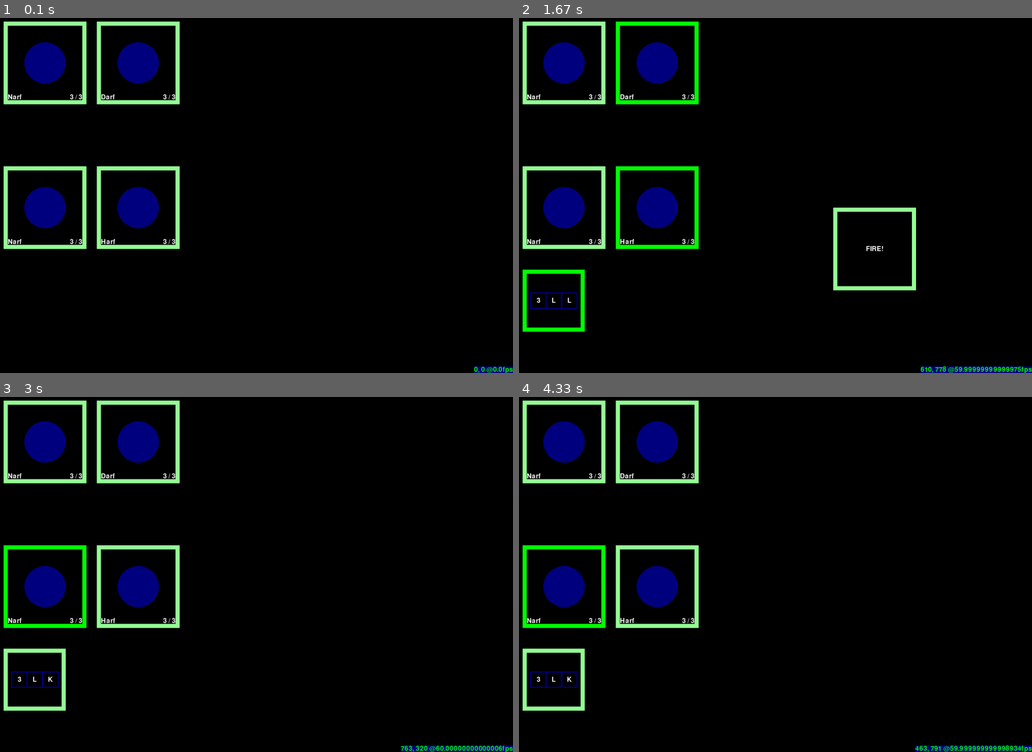
Above: before the commit, frames 1-4 (two rows, left to right).
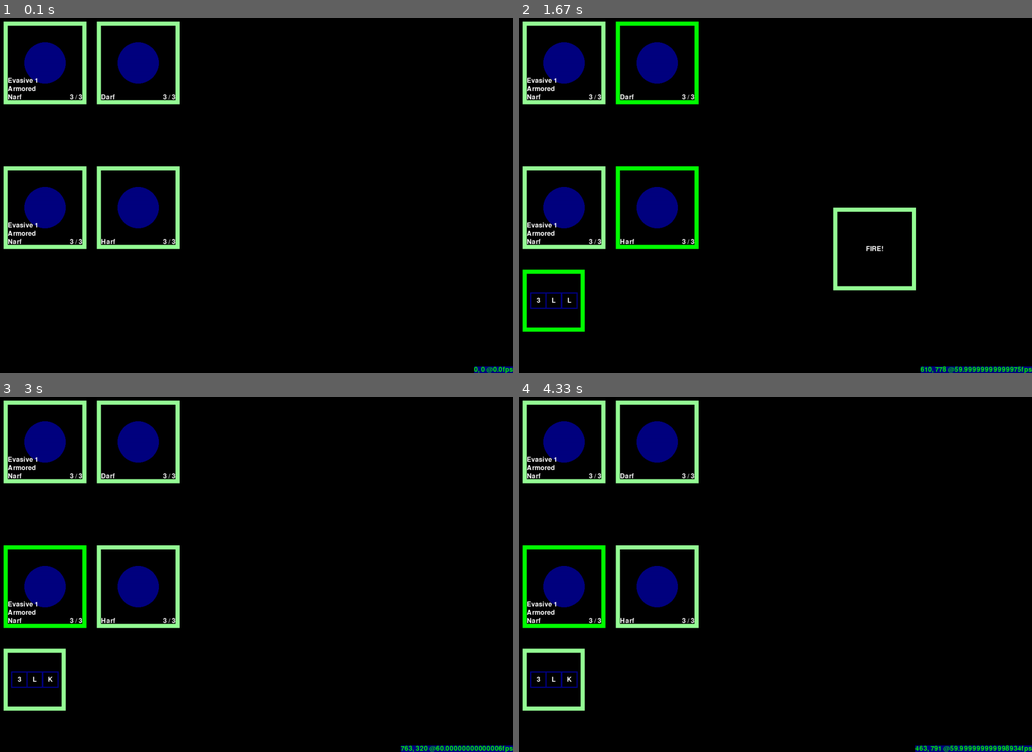
Above: after the commit, the same moments.

Repository: ErikRoelofs/pygame-tryout
Game: pygame game, started from game.py
Same seed, same stepped clock (60 frames per second), same inputs: the game is played once before the commit and once after it.
Inputs (mouse positions are in pixels of both pictures, inside the frame that each line leads up to):
- Up to frame 1 (0.1 s): no input
- Up to frame 2 (1.67 s): press the mouse at (770, 209) at 0.37 s; move the mouse to (703, 199) at 0.47 s; release the mouse at (642, 191) at 0.6 s; press the mouse at (554, 302) at 0.7 s; move the mouse to (565, 298) at 0.8 s; release the mouse at (580, 294) at 0.93 s; click (683, 46) at 1.05 s; press the mouse at (657, 64) at 1.37 s; move the mouse to (703, 191) at 1.47 s; release the mouse at (754, 323) at 1.6 s
- Up to frame 3 (3 s): press the mouse at (138, 443) at 1.7 s; move the mouse to (92, 499) at 1.8 s; release the mouse at (51, 556) at 1.93 s; press the mouse at (35, 681) at 2.03 s; move the mouse to (215, 688) at 2.13 s; release the mouse at (395, 698) at 2.27 s; press the mouse at (35, 681) at 2.37 s; move the mouse to (205, 606) at 2.47 s; release the mouse at (379, 531) at 2.6 s; press the mouse at (46, 585) at 2.7 s; move the mouse to (169, 549) at 2.8 s; release the mouse at (297, 514) at 2.93 s
- Up to frame 4 (4.33 s): press the mouse at (554, 681) at 3.03 s; move the mouse to (580, 624) at 3.13 s; release the mouse at (611, 570) at 3.27 s; press the mouse at (565, 585) at 3.37 s; move the mouse to (621, 634) at 3.47 s; release the mouse at (678, 684) at 3.6 s; press the mouse at (565, 585) at 3.7 s; move the mouse to (698, 602) at 3.8 s; release the mouse at (831, 620) at 3.93 s; press the mouse at (657, 585) at 4.03 s; move the mouse to (672, 645) at 4.13 s; release the mouse at (693, 705) at 4.27 s

The runs differ from the first frame. In frame 1, 0.2% of the frame differs, in the area x 1-8%, y 16-62%; in frame 2, 0.2%; in frame 3, 0.2%; in frame 4, 0.2%.

Commit message:
Drawing ship traits onto ships

Diff:
--- a/game.py
+++ b/game.py
@@ -195,7 +195,18 @@
 	textRectObj.top = SHIP_HEIGHT - 25
 	image.blit(textSurfaceObj, textRectObj)
 
-	return image
+	for key, trait in enumerate(ship.traits):
+		textSurfaceObj = drawTrait(trait)
+		textRectObj = textSurfaceObj.get_rect()
+		textRectObj.left = 10
+		textRectObj.top = SHIP_HEIGHT - 45 - (20 * key)
+		image.blit(textSurfaceObj, textRectObj)
+
+	return image
+
+def drawTrait(trait):
+	textSurfaceObj = fontObj.render(trait.writeTrait(), True, WHITE)
+	return textSurfaceObj
 
 def drawActionBar(fontObj, actions, selected, highlighted):
 	for index, action in enumerate(actions):
--- a/shiplibrary.py
+++ b/shiplibrary.py
@@ -3,7 +3,7 @@
 class Library:
     def __init__(self, mounts, weaponTypes, event):
         self.ships = []
-        self.ships.append(classes.Ship("Narf", 3, (traits.Armored(),), (classes.Weapon(3, mounts[0], weaponTypes[1]),),event))
+        self.ships.append(classes.Ship("Narf", 3, (traits.Armored(), traits.Evasive(1)), (classes.Weapon(3, mounts[0], weaponTypes[1]),),event))
         self.ships.append(classes.Ship("Harf", 3, (), (classes.Weapon(3, mounts[0], weaponTypes[0]),), event))
         self.ships.append(classes.Ship("Darf", 3, (), (classes.Weapon(3, mounts[0], weaponTypes[0]),), event))
 
--- a/traits.py
+++ b/traits.py
@@ -13,12 +13,18 @@
     def applyToIncomingAttack(self, attacker, weapon, me):
         return False
 
+    def writeTrait(self):
+        raise NotImplementedError("Must implement writeTrait (should return string)")
+
 class Accurate(Trait):
     def __init__(self, amount):
         self.amount = amount
 
     def applyToOutgoingAttack(self, me, weapon, target):
         weapon.mount.increaseAccuracy(self.amount)
+
+    def writeTrait(self):
+        return "Accurate " + str(self.amount)
 
 class Evasive(Trait):
     def __init__(self, amount):
@@ -27,6 +33,9 @@
     def applyToIncomingAttack(self, attacker, weapon, me):
         weapon.mount.decreaseAccuracy(self.amount)
 
+    def writeTrait(self):
+        return "Evasive " + str(self.amount)
+
 class Lumbering(Trait):
     def __init__(self, amount):
         self.amount = amount
@@ -34,12 +43,21 @@
     def applyToIncomingAttack(self, attacker, weapon, me):
         weapon.mount.increaseAccuracy(self.amount)
 
+    def writeTrait(self):
+        return "Lumbering" + str(self.amount)
+
 class Armored(Trait):
     def applyToIncomingAttack(self, attacker, weapon, me):
         if weapon.weaponType.name() == classes.WEAPON_KINETIC:
             weapon.mount.decreaseDamage(1)
 
+    def writeTrait(self):
+        return "Armored"
+
 class HeavilyArmored(Trait):
     def applyToIncomingAttack(self, attacker, weapon, me):
         if weapon.weaponType.name() == classes.WEAPON_KINETIC:
             weapon.mount.decreaseDamage(2)
+
+    def writeTrait(self):
+        return "Heavily Armored"
